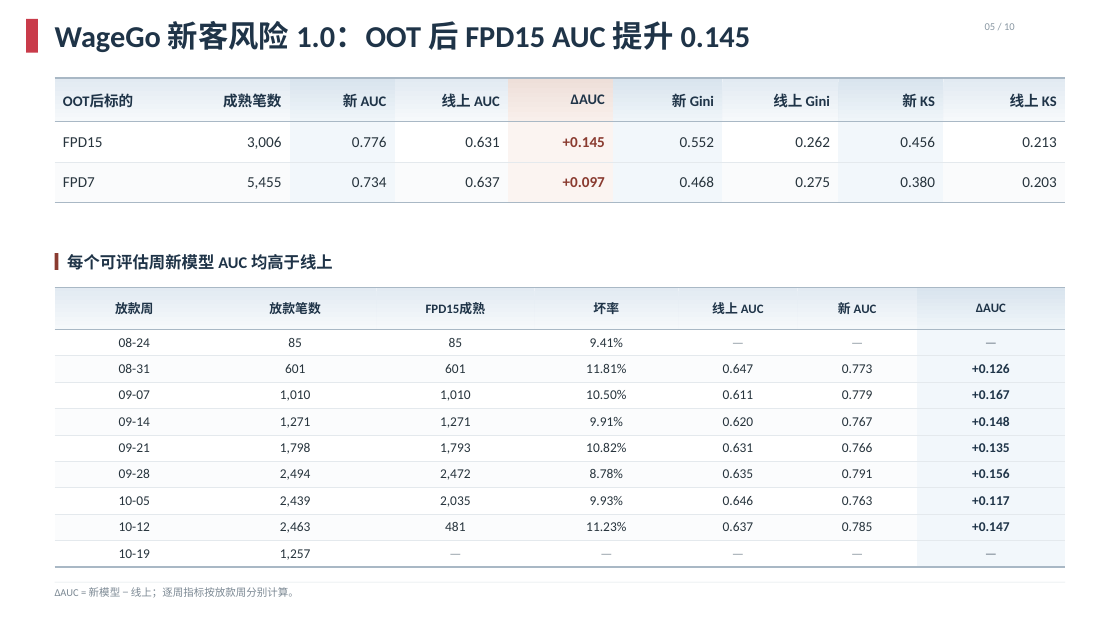
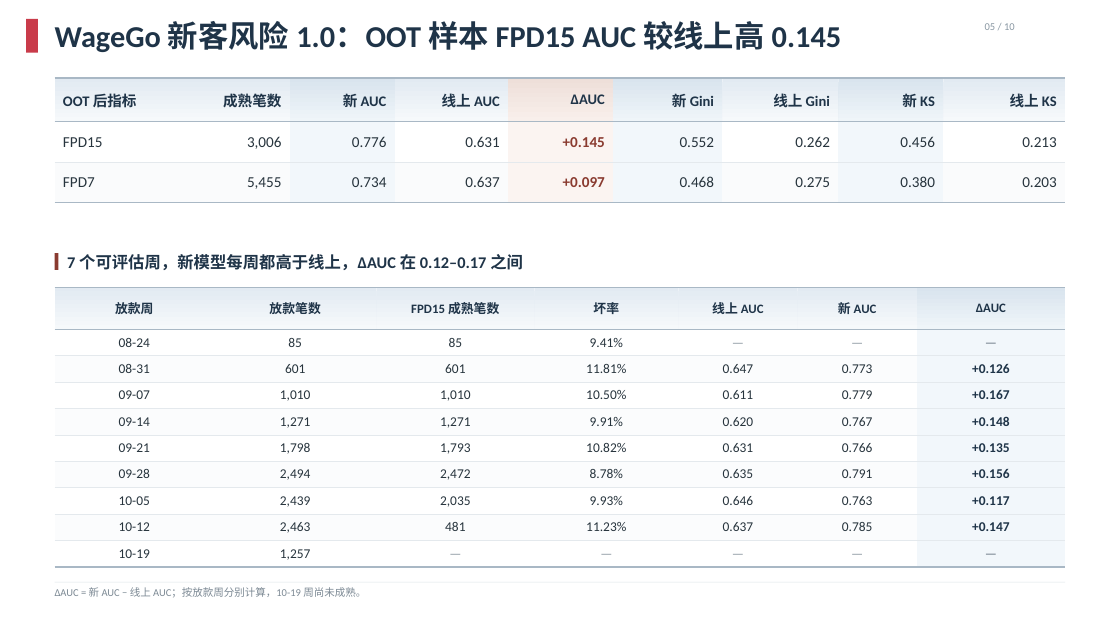
Before and after one commit to EliamZhang/Nov-MBR, a slide deck: slide 3 of model part_优化版_v2.pptx. Drawn at 1120x630 pixels with LibreOffice and Linux fonts; fonts in the diff are those of the drawing; background and template pictures are left out. Boxes give left, top, right and bottom in pixels: in the first picture for what was removed or moved away, otherwise in the second. Text is boxed around its words. In the diff, an @@ line names an element or a change of style, - is before the commit and + after.

Commit message:
Rewrite deck titles and body copy around findings
Titles now state what the data shows rather than restating the rollout
timeline, and the body text fixes a self-contradicting Illion/Fiskil
sentence, a "BS CAT" typo, mismatched snapshot wording, and unclear
table headers.

```diff
--- a/model part_优化版_v2.pptx
+++ b/model part_优化版_v2.pptx
@@ text at [55, 21, 842, 52]: text changed @@
-WageGo 新客风险 1.0：OOT 后 FPD15 AUC 提升 0.145
+WageGo 新客风险 1.0：OOT 样本 FPD15 AUC 较线上高 0.145
@@ table at [55, 78, 1065, 202] @@
-row 1, column 1: OOT后标的
+row 1, column 1: OOT 后指标
@@ text at [67, 254, 523, 270]: text changed @@
-每个可评估周新模型 AUC 均高于线上
+7 个可评估周，新模型每周都高于线上，ΔAUC 在 0.12–0.17 之间
@@ table at [55, 287, 1065, 567] @@
-row 1, column 3: FPD15成熟
+row 1, column 3: FPD15 成熟笔数
@@ text at [55, 587, 366, 598]: text changed @@
-ΔAUC = 新模型 − 线上；逐周指标按放款周分别计算。
+ΔAUC = 新 AUC − 线上 AUC；按放款周分别计算，10-19 周尚未成熟。
```
Also in this commit, not shown: 5 other slides changed.
